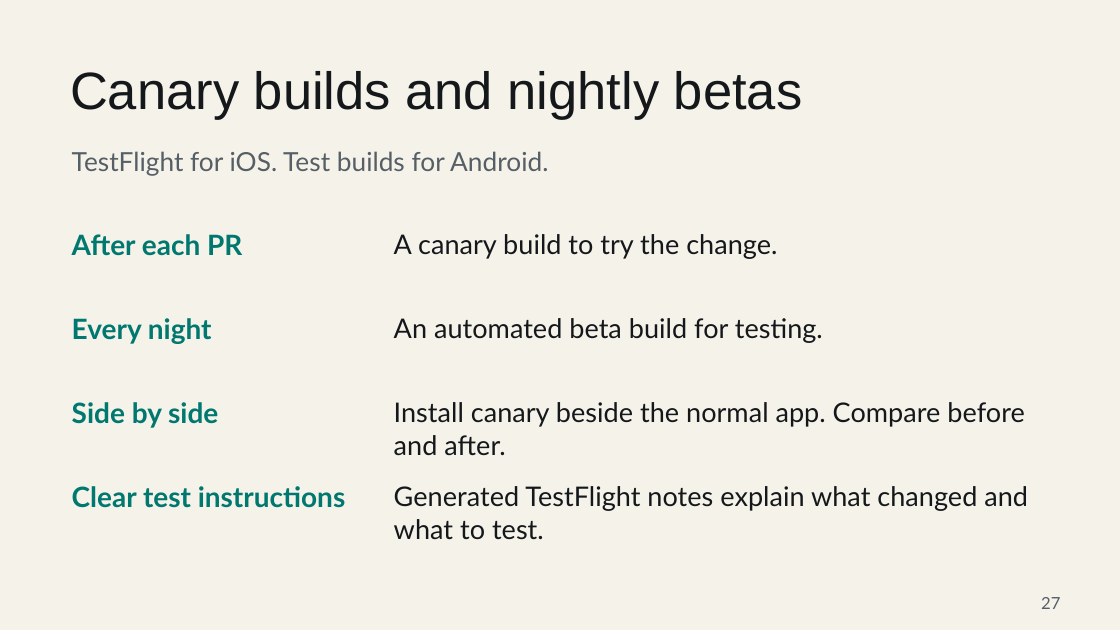
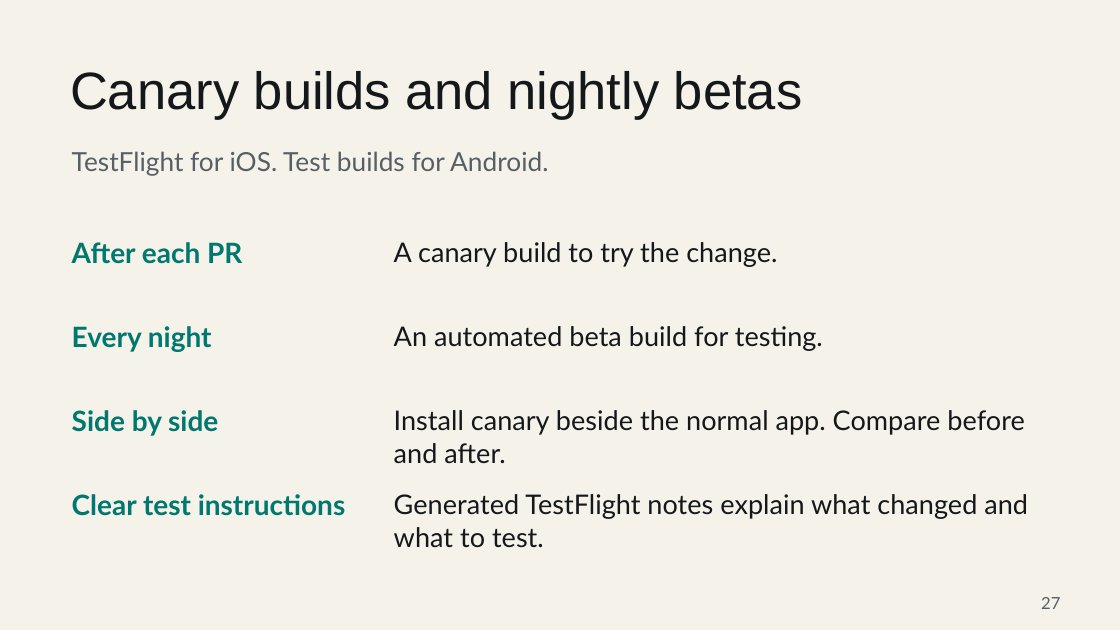
Before and after one commit to JohnAdib/mradib.com, a slide deck: slide 27 of resources/talks/beyond-the-qa-bottleneck.pptx. Drawn at 1120x630 pixels with LibreOffice and Linux fonts; fonts in the diff are those of the drawing. Boxes give left, top, right and bottom in pixels: in the first picture for what was removed or moved away, otherwise in the second. Text is boxed around its words. In the diff, an @@ line names an element or a change of style, - is before the commit and + after.

```diff
--- a/resources/talks/beyond-the-qa-bottleneck.pptx
+++ b/resources/talks/beyond-the-qa-bottleneck.pptx
@@ text "After each PR" moved from (x1=72, y1=234, x2=242, y2=256) to (x1=72, y1=242, x2=242, y2=264) @@
@@ text "A canary build to try ..." moved from (x1=394, y1=234, x2=777, y2=259) to (x1=394, y1=242, x2=777, y2=267) @@
@@ text "Every night" moved from (x1=72, y1=318, x2=212, y2=344) to (x1=72, y1=326, x2=212, y2=352) @@
@@ text "An automated beta build for ..." moved from (x1=394, y1=318, x2=823, y2=343) to (x1=394, y1=326, x2=823, y2=351) @@
@@ text "Side by side" moved from (x1=72, y1=402, x2=218, y2=428) to (x1=72, y1=410, x2=218, y2=436) @@
@@ text "Install canary beside the normal ..." moved from (x1=394, y1=402, x2=1024, y2=456) to (x1=394, y1=410, x2=1024, y2=464) @@
@@ text "Clear test instructions" moved from (x1=72, y1=486, x2=346, y2=508) to (x1=72, y1=494, x2=346, y2=516) @@
@@ text "Generated TestFlight notes explain what ..." moved from (x1=394, y1=486, x2=1028, y2=540) to (x1=394, y1=494, x2=1028, y2=548) @@
```
Also in this commit, not shown: 22 other slides changed, 6 other files.
